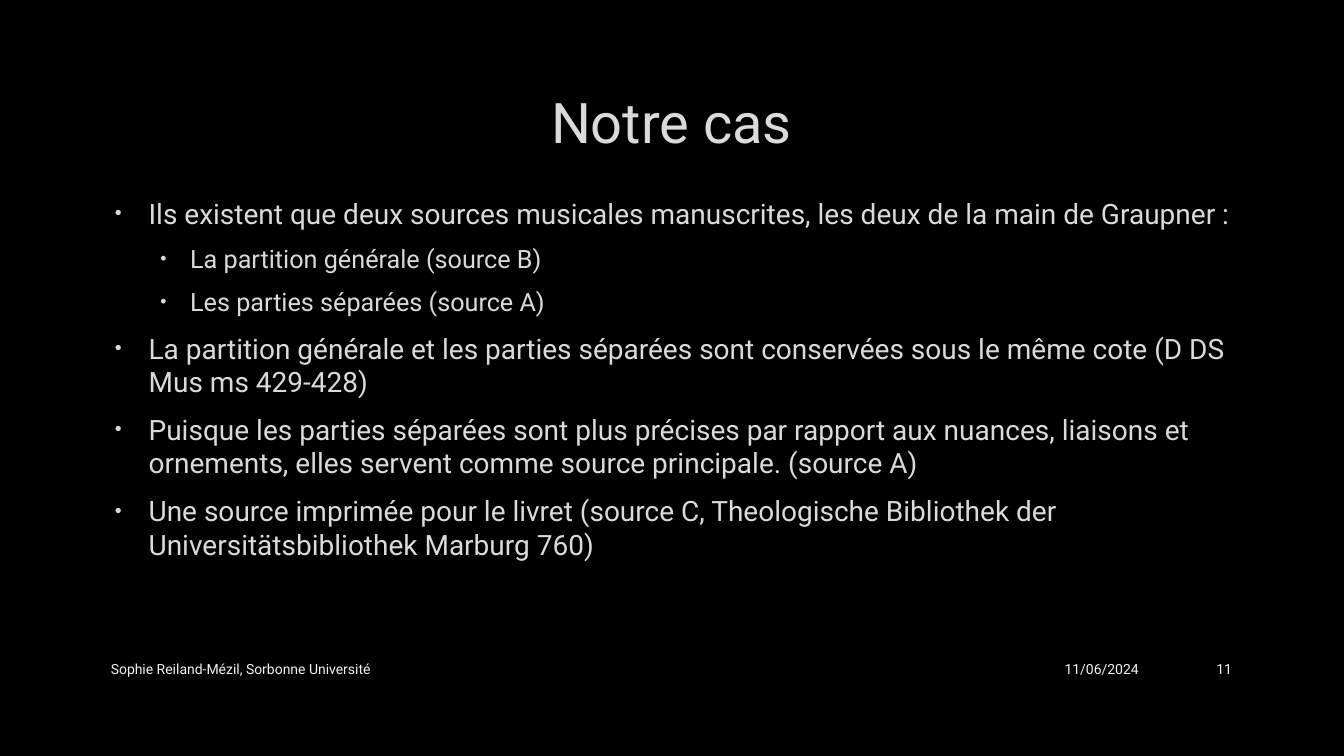
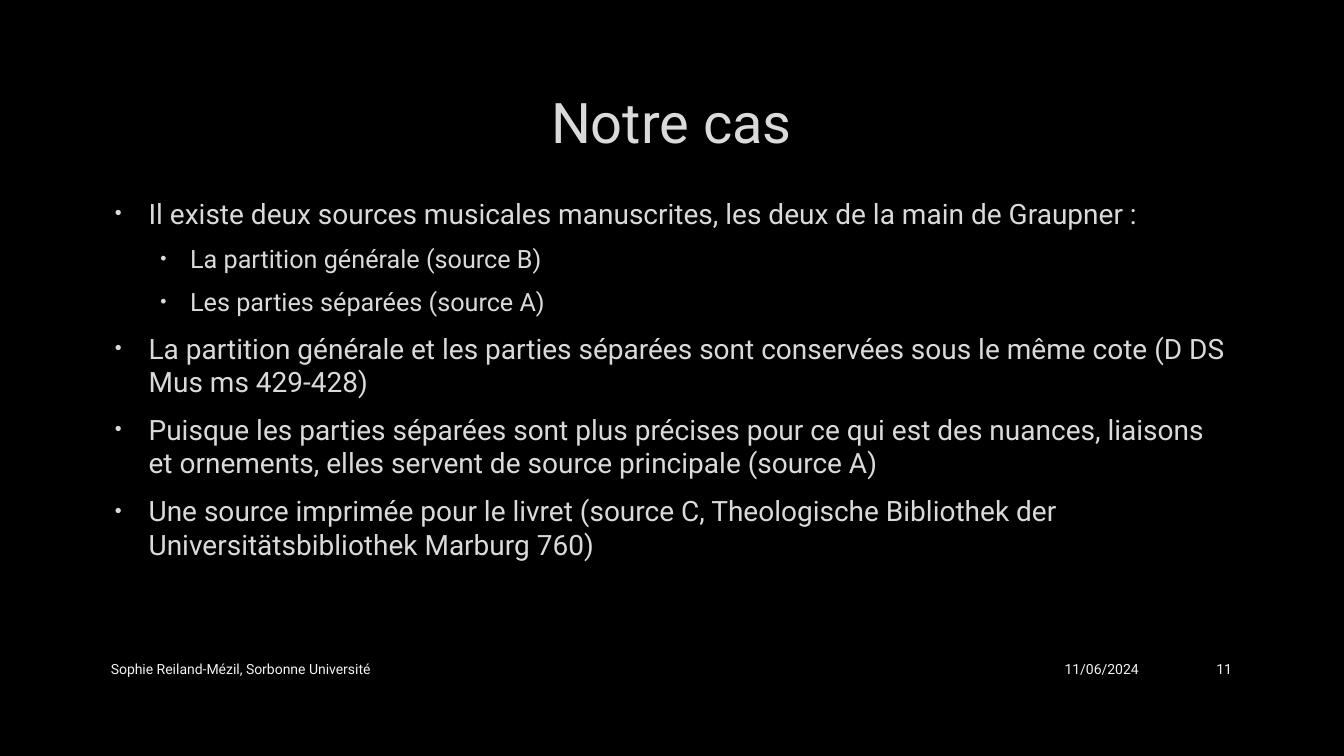
Before and after one commit to SophieReiland/graupner, a slide deck: slide 11 of presentations/Présentation_groupe_MEI.pptx. Drawn at 1344x756 pixels with LibreOffice and Linux fonts; fonts in the diff are those of the drawing; background and template pictures are left out. Boxes give left, top, right and bottom in pixels: in the first picture for what was removed or moved away, otherwise in the second. Text is boxed around its words. In the diff, an @@ line names an element or a change of style, - is before the commit and + after.

```diff
--- a/presentations/Présentation_groupe_MEI.pptx
+++ b/presentations/Présentation_groupe_MEI.pptx
@@ text at bbox=[149, 203, 1123, 230]: text changed @@
-• Ils existent que deux sources musicales manuscrites, les deux de la main de Graupner :
+• Il existe deux sources musicales manuscrites, les deux de la main de Graupner :
@@ text at bbox=[149, 419, 1204, 479]: text changed @@
-• Puisque les parties séparées sont plus précises par rapport aux nuances, liaisons et ornements, elles servent comme source principale. (source A)
+• Puisque les parties séparées sont plus précises pour ce qui est des nuances, liaisons et ornements, elles servent de source principale (source A)
```
Also in this commit, not shown: 6 other slides changed.
